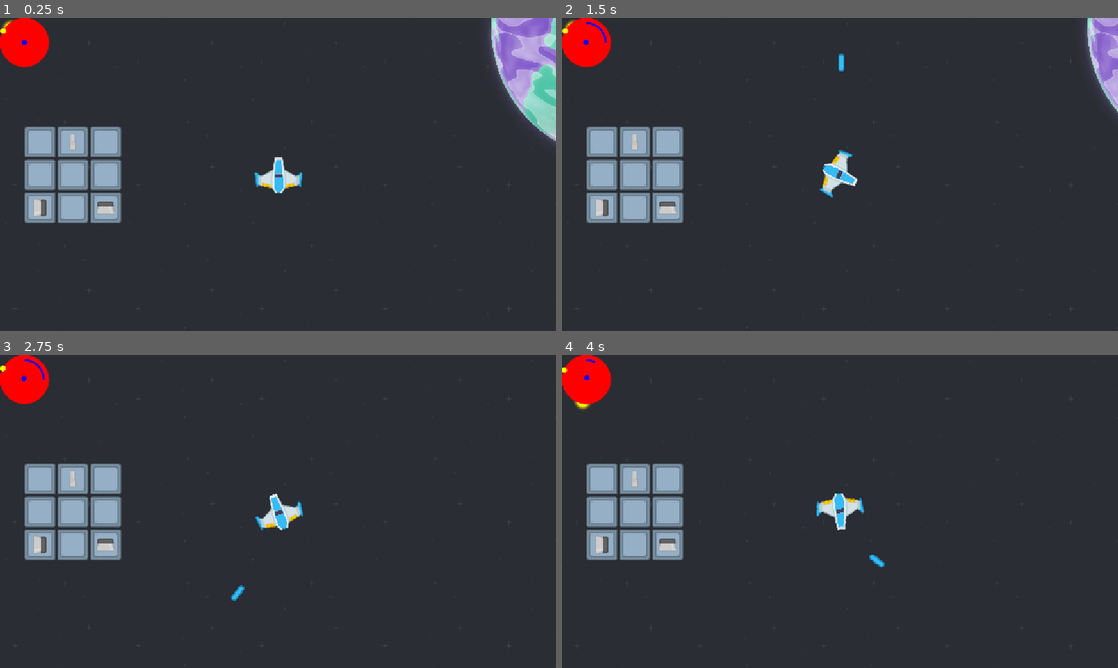
Above: before the commit, frames 1-4 (two rows, left to right).
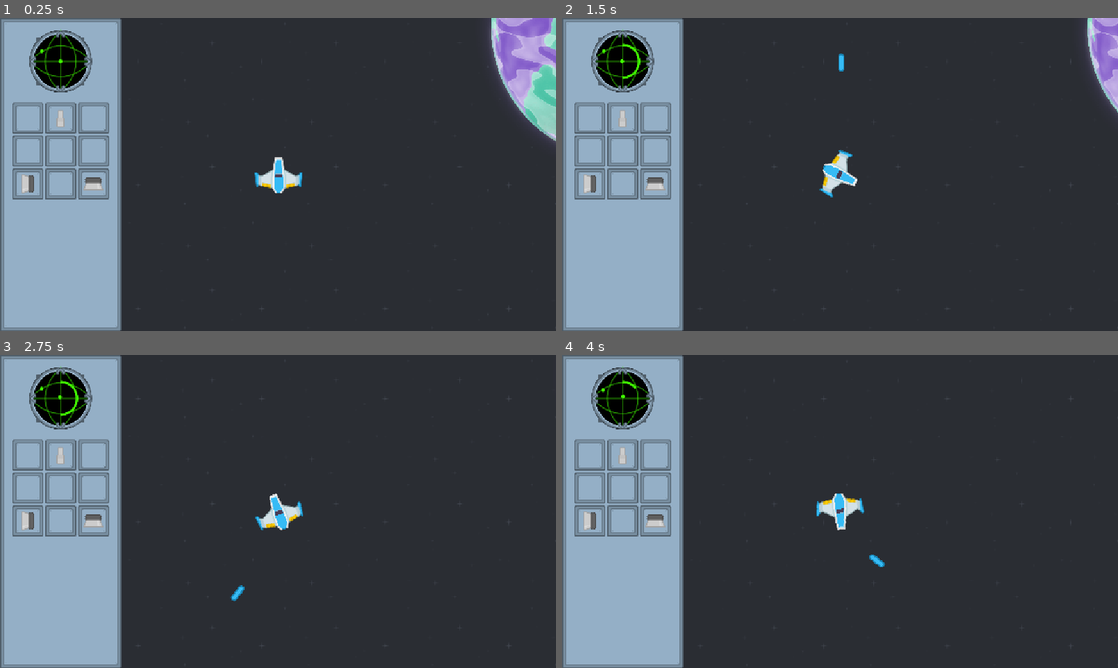
Above: after the commit, the same moments.

Repository: nagolyhprum/sentience
Game: Godot game, scene res://node_2d.tscn
Two runs of this game, one before a commit and one after it. Both use one fixed random seed, a clock stepped at 60 frames per second and the inputs below.
Inputs:
- Up to frame 1 (0.25 s): no input
- Up to frame 2 (1.5 s): hold D (right) 0.53-1.28 s; hold Space (shoot) 0.53-1.28 s; hold S (down) from 1.28 s (still down); tap Space (shoot) at 1.35 s
- Up to frame 3 (2.75 s): release S (down) at 2.03 s; hold D (right) from 2.03 s (still down); hold Space (shoot) from 2.03 s (still down)
- Up to frame 4 (4 s): release D (right) at 2.78 s; release Space (shoot) at 2.78 s; hold Up (up) 2.78-3.53 s; tap Space (shoot) at 2.85 s; hold A (left) from 3.53 s (still down); hold Space (shoot) from 3.53 s (still down)

The runs differ from the first frame. In frame 1, 20% of the frame differs, in the area x 0-22%, y 0-100%; in frame 2, 20%; in frame 3, 20%; in frame 4, 20%.

Commit message:
improve compass and side panel

Diff:
--- a/compass.gd
+++ b/compass.gd
@@ -1,6 +1,40 @@
 extends Control
 
+const glow = Color(65.0 / 255.0, 255.0 / 255.0, 0, 0.5)
+const green = Color(65.0 / 255.0, 255.0 / 255.0, 0, 1)
+
+var points = []
+
+func _quadratic_bezier(p0: Vector2, p1: Vector2, p2: Vector2, t: float):
+	var q0 = p0.lerp(p1, t)
+	var q1 = p1.lerp(p2, t)
+	var r = q0.lerp(q1, t)
+	return r
+
+func draw_bezier(p0: Vector2, p1: Vector2, p2: Vector2):
+	var curves = Curve2D.new()
+	for i in range(32):
+		curves.add_point(_quadratic_bezier(p0, p1, p2, i / 32.0))
+	return curves.get_baked_points()
+
+
+func _ready() -> void:
+	points = []
+	var top = Vector2(size.x / 2, 0)
+	var left = Vector2(0, size.y / 2)
+	var middle = Vector2(size.x / 2, size.y / 2)
+	var right = Vector2(size.x, size.y / 2)
+	var bottom = Vector2(size.x / 2, size.y)
+	points.append(draw_bezier(top, left, bottom))
+	points.append(draw_bezier(top, middle, bottom))
+	points.append(draw_bezier(top, right, bottom))
+
+	points.append(draw_bezier(left, top, right))
+	points.append(draw_bezier(left, middle, right))
+	points.append(draw_bezier(left, bottom, right))
+
 func _process(delta: float) -> void:
+	_ready()
 	queue_redraw()
 
 func _draw() -> void:
@@ -9,7 +43,7 @@
 	draw_circle(
 		center,
 		radius,
-		Color.RED,
+		Color.BLACK,
 		true,
 		-1,
 		true
@@ -17,29 +51,31 @@
 	var angle_percent : float = State.player_velocity_angle / Constant.MAX_ANGLE_VELOCITY
 	draw_arc(
 		center,
-		radius - 10,
+		radius - 30,
 		-PI / 2,
-		-PI / 2 + PI / 2 * angle_percent,
+		-PI / 2 + PI * angle_percent,
 		32,
-		Color.BLUE,
+		green,
 		radius / 20,
 		true
 	)
 	var length = State.player_velocity.length()
-	var velocity_offset = State.player_velocity.limit_length((radius - 30) * length / Constant.MAX_VELOCITY)
+	var velocity_offset = State.player_velocity.limit_length((radius - 40) * length / Constant.MAX_VELOCITY)
 	draw_circle(
 		center - velocity_offset,
-		radius / 10,
-		Color.BLUE,
+		radius / 20,
+		green,
 		true,
 		-1,
 		true
 	)
 	draw_circle(
-		center + (State.player_offset - Constant.PLAYER_POSITION).normalized() * radius,
-		radius / 10,
-		Color.YELLOW,
+		center + (State.player_offset - Constant.PLAYER_POSITION).normalized() * (radius - 20),
+		radius / 20,
+		green,
 		true,
 		-1,
 		true
 	)
+	for point in points:
+		draw_polyline(point, glow, 1, true)
--- a/compass.tscn
+++ b/compass.tscn
@@ -1,10 +1,17 @@
-[gd_scene load_steps=2 format=3 uid="uid://yo8vlsw4adlm"]
+[gd_scene load_steps=3 format=3 uid="uid://yo8vlsw4adlm"]
 
+[ext_resource type="Texture2D" uid="uid://ctxd0iwxmopfo" path="res://images/minimap_ring_grey_detail.png" id="1_2gf7n"]
 [ext_resource type="Script" uid="uid://xgnqjxkrib0y" path="res://compass.gd" id="1_4k05d"]
 
 [node name="Compass" type="Control"]
 layout_mode = 3
 anchors_preset = 0
-offset_right = 100.0
-offset_bottom = 100.0
+offset_right = 128.0
+offset_bottom = 128.0
 script = ExtResource("1_4k05d")
+
+[node name="TextureRect" type="TextureRect" parent="."]
+layout_mode = 0
+offset_right = 40.0
+offset_bottom = 40.0
+texture = ExtResource("1_2gf7n")
--- a/node_2d.tscn
+++ b/node_2d.tscn
@@ -68,7 +68,7 @@
 days_per_orbit = 687.0
 
 [node name="Player" type="TextureRect" parent="."]
-z_index = 5
+z_index = 15
 offset_left = 527.0
 offset_top = 287.0
 offset_right = 626.0
@@ -76,29 +76,57 @@
 pivot_offset = Vector2(49, 37)
 texture = ExtResource("3_epypp")
 
-[node name="GridContainer" type="GridContainer" parent="."]
+[node name="LaserAudio" type="AudioStreamPlayer" parent="."]
+stream = ExtResource("14_nr8wp")
+
+[node name="ThrusterAudio" type="AudioStreamPlayer" parent="."]
+stream = ExtResource("15_d2bti")
+parameters/looping = true
+
+[node name="NinePatchRect" type="NinePatchRect" parent="."]
+z_index = 100
+offset_right = 250.0
+offset_bottom = 648.0
+size_flags_horizontal = 4
+size_flags_vertical = 0
+texture = ExtResource("6_kdubu")
+patch_margin_left = 12
+patch_margin_top = 12
+patch_margin_right = 12
+patch_margin_bottom = 12
+
+[node name="Compass" parent="NinePatchRect" instance=ExtResource("16_ta5nu")]
+z_index = 10
+layout_mode = 2
+offset_left = 61.0
+offset_top = 25.0
+offset_right = 189.0
+offset_bottom = 153.0
+
+[node name="GridContainer" type="GridContainer" parent="NinePatchRect"]
 z_index = 5
-offset_left = 50.0
-offset_top = 224.0
-offset_right = 250.0
-offset_bottom = 424.0
+layout_mode = 2
+offset_left = 25.0
+offset_top = 175.0
+offset_right = 225.0
+offset_bottom = 375.0
 columns = 3
 
-[node name="PanelContainer" type="PanelContainer" parent="GridContainer"]
-layout_mode = 2
-
-[node name="TextureRect" type="TextureRect" parent="GridContainer/PanelContainer"]
-layout_mode = 2
-texture = ExtResource("6_kdubu")
-
-[node name="PanelContainer2" type="PanelContainer" parent="GridContainer"]
-layout_mode = 2
-
-[node name="TextureRect" type="TextureRect" parent="GridContainer/PanelContainer2"]
-layout_mode = 2
-texture = ExtResource("6_kdubu")
-
-[node name="TextureRect2" type="TextureRect" parent="GridContainer/PanelContainer2/TextureRect"]
+[node name="PanelContainer" type="PanelContainer" parent="NinePatchRect/GridContainer"]
+layout_mode = 2
+
+[node name="TextureRect" type="TextureRect" parent="NinePatchRect/GridContainer/PanelContainer"]
+layout_mode = 2
+texture = ExtResource("6_kdubu")
+
+[node name="PanelContainer2" type="PanelContainer" parent="NinePatchRect/GridContainer"]
+layout_mode = 2
+
+[node name="TextureRect" type="TextureRect" parent="NinePatchRect/GridContainer/PanelContainer2"]
+layout_mode = 2
+texture = ExtResource("6_kdubu")
+
+[node name="TextureRect2" type="TextureRect" parent="NinePatchRect/GridContainer/PanelContainer2/TextureRect"]
 layout_mode = 2
 offset_right = 64.0
 offset_bottom = 64.0
@@ -106,42 +134,42 @@
 stretch_mode = 3
 flip_v = true
 
-[node name="PanelContainer3" type="PanelContainer" parent="GridContainer"]
-layout_mode = 2
-
-[node name="TextureRect" type="TextureRect" parent="GridContainer/PanelContainer3"]
-layout_mode = 2
-texture = ExtResource("6_kdubu")
-
-[node name="PanelContainer4" type="PanelContainer" parent="GridContainer"]
-layout_mode = 2
-
-[node name="TextureRect" type="TextureRect" parent="GridContainer/PanelContainer4"]
-layout_mode = 2
-texture = ExtResource("6_kdubu")
-
-[node name="PanelContainer5" type="PanelContainer" parent="GridContainer"]
-layout_mode = 2
-
-[node name="TextureRect" type="TextureRect" parent="GridContainer/PanelContainer5"]
-layout_mode = 2
-texture = ExtResource("6_kdubu")
-
-[node name="PanelContainer6" type="PanelContainer" parent="GridContainer"]
-layout_mode = 2
-
-[node name="TextureRect" type="TextureRect" parent="GridContainer/PanelContainer6"]
-layout_mode = 2
-texture = ExtResource("6_kdubu")
-
-[node name="PanelContainer7" type="PanelContainer" parent="GridContainer"]
-layout_mode = 2
-
-[node name="TextureRect" type="TextureRect" parent="GridContainer/PanelContainer7"]
-layout_mode = 2
-texture = ExtResource("6_kdubu")
-
-[node name="TextureRect2" type="TextureRect" parent="GridContainer/PanelContainer7/TextureRect"]
+[node name="PanelContainer3" type="PanelContainer" parent="NinePatchRect/GridContainer"]
+layout_mode = 2
+
+[node name="TextureRect" type="TextureRect" parent="NinePatchRect/GridContainer/PanelContainer3"]
+layout_mode = 2
+texture = ExtResource("6_kdubu")
+
+[node name="PanelContainer4" type="PanelContainer" parent="NinePatchRect/GridContainer"]
+layout_mode = 2
+
+[node name="TextureRect" type="TextureRect" parent="NinePatchRect/GridContainer/PanelContainer4"]
+layout_mode = 2
+texture = ExtResource("6_kdubu")
+
+[node name="PanelContainer5" type="PanelContainer" parent="NinePatchRect/GridContainer"]
+layout_mode = 2
+
+[node name="TextureRect" type="TextureRect" parent="NinePatchRect/GridContainer/PanelContainer5"]
+layout_mode = 2
+texture = ExtResource("6_kdubu")
+
+[node name="PanelContainer6" type="PanelContainer" parent="NinePatchRect/GridContainer"]
+layout_mode = 2
+
+[node name="TextureRect" type="TextureRect" parent="NinePatchRect/GridContainer/PanelContainer6"]
+layout_mode = 2
+texture = ExtResource("6_kdubu")
+
+[node name="PanelContainer7" type="PanelContainer" parent="NinePatchRect/GridContainer"]
+layout_mode = 2
+
+[node name="TextureRect" type="TextureRect" parent="NinePatchRect/GridContainer/PanelContainer7"]
+layout_mode = 2
+texture = ExtResource("6_kdubu")
+
+[node name="TextureRect2" type="TextureRect" parent="NinePatchRect/GridContainer/PanelContainer7/TextureRect"]
 layout_mode = 2
 offset_right = 64.0
 offset_bottom = 64.0
@@ -151,34 +179,24 @@
 stretch_mode = 3
 flip_v = true
 
-[node name="PanelContainer8" type="PanelContainer" parent="GridContainer"]
-layout_mode = 2
-
-[node name="TextureRect" type="TextureRect" parent="GridContainer/PanelContainer8"]
-layout_mode = 2
-texture = ExtResource("6_kdubu")
-
-[node name="PanelContainer9" type="PanelContainer" parent="GridContainer"]
-layout_mode = 2
-
-[node name="TextureRect" type="TextureRect" parent="GridContainer/PanelContainer9"]
-layout_mode = 2
-texture = ExtResource("6_kdubu")
-
-[node name="TextureRect2" type="TextureRect" parent="GridContainer/PanelContainer9/TextureRect"]
+[node name="PanelContainer8" type="PanelContainer" parent="NinePatchRect/GridContainer"]
+layout_mode = 2
+
+[node name="TextureRect" type="TextureRect" parent="NinePatchRect/GridContainer/PanelContainer8"]
+layout_mode = 2
+texture = ExtResource("6_kdubu")
+
+[node name="PanelContainer9" type="PanelContainer" parent="NinePatchRect/GridContainer"]
+layout_mode = 2
+
+[node name="TextureRect" type="TextureRect" parent="NinePatchRect/GridContainer/PanelContainer9"]
+layout_mode = 2
+texture = ExtResource("6_kdubu")
+
+[node name="TextureRect2" type="TextureRect" parent="NinePatchRect/GridContainer/PanelContainer9/TextureRect"]
 layout_mode = 2
 offset_right = 64.0
 offset_bottom = 64.0
 texture = ExtResource("8_4d7sh")
 stretch_mode = 3
 flip_v = true
-
-[node name="LaserAudio" type="AudioStreamPlayer" parent="."]
-stream = ExtResource("14_nr8wp")
-
-[node name="ThrusterAudio" type="AudioStreamPlayer" parent="."]
-stream = ExtResource("15_d2bti")
-parameters/looping = true
-
-[node name="Compass" parent="." instance=ExtResource("16_ta5nu")]
-z_index = 10
Binary file added: images/minimap_ring_grey_detail.png
Not shown, added: images/minimap_ring_grey_detail.png.import
